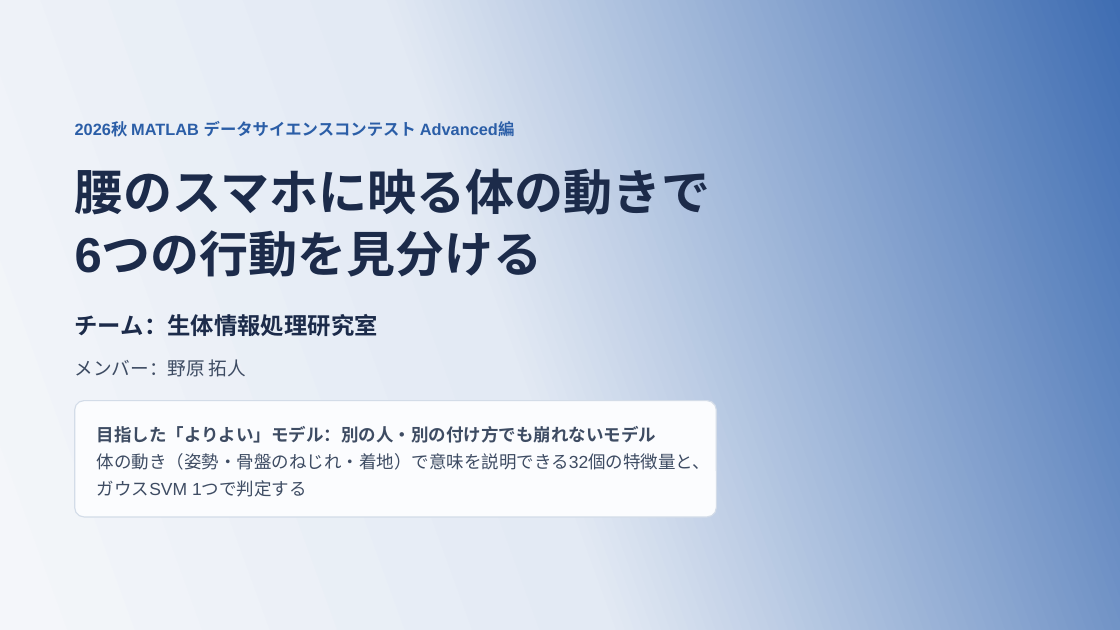
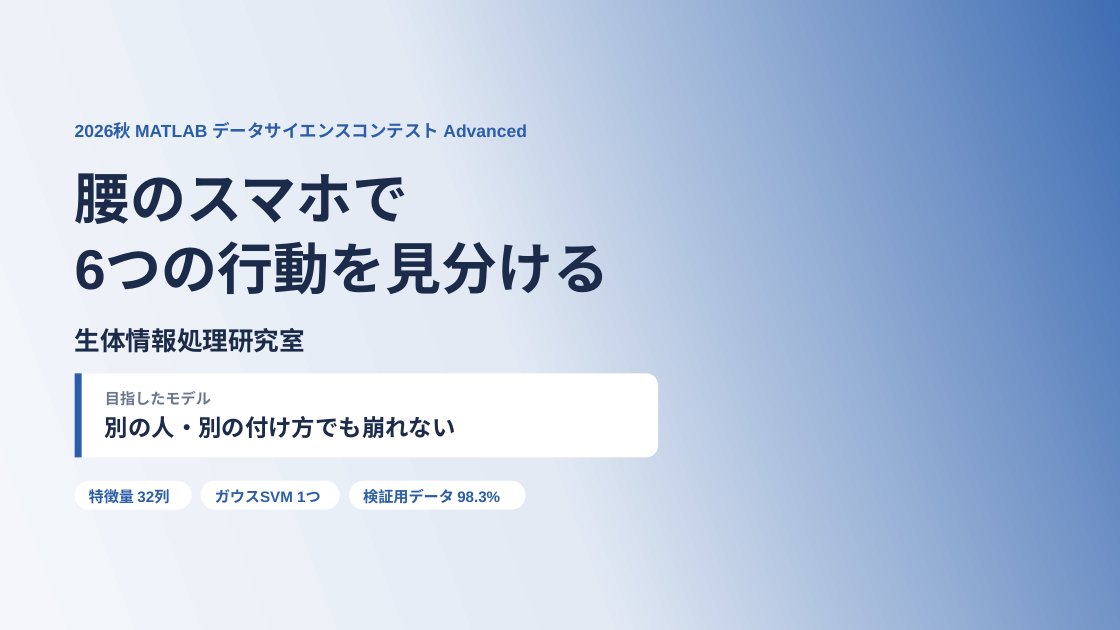
Before and after one commit to takuto-nohara/DataScienceContest, a slide deck: slide 1 of presentation/final_seitailab.pptx. Drawn at 1120x630 pixels with LibreOffice and Linux fonts; fonts in the diff are those of the drawing. Boxes give left, top, right and bottom in pixels: in the first picture for what was removed or moved away, otherwise in the second. Text is boxed around its words. In the diff, an @@ line names an element or a change of style, - is before the commit and + after.

```diff
--- a/presentation/final_seitailab.pptx
+++ b/presentation/final_seitailab.pptx
@@ text at (75,122,527,139): text changed; size 14 to 15 pt @@
-2026秋 MATLAB データサイエンスコンテスト Advanced編
+2026秋 MATLAB データサイエンスコンテスト Advanced
@@ text at (75,173,409,224): text changed; size 42 to 48 pt @@
-腰のスマホに映る体の動きで
+腰のスマホで
@@ text at (75,245,610,294): size 42 to 48 pt in "6つの行動を見分ける"; line spacing 52.5pt to 60pt @@
@@ text at (75,328,306,353): text changed; size 20 to 22 pt @@
-チーム：生体情報処理研究室
+生体情報処理研究室
@@ text removed at (75,359,246,377) @@
-メンバー：野原 拓人
@@ rounded rectangle: place and size @@
-rounded rectangle at (75,401,717,518)
+rounded rectangle at (75,374,658,458)
@@ rounded rectangle at (75,374,658,458): fill #FBFCFE to #FFFFFF; outline #D3DCE8 1 pt to none; proportions changed @@
@@ rectangle added at (75,374,82,458), fill #2B5EA7 @@
@@ text at (105,391,211,406): text changed; size 15 to 13 pt; text colour #3E4C63 to #6A7890 @@
-目指した「よりよい」モデル：別の人・別の付け方でも崩れないモデル
+目指したモデル
@@ text at (105,416,456,438): text changed; size 15 to 20 pt; text colour #3E4C63 to #1C2B4A; bold on @@
-体の動き（姿勢・骨盤のねじれ・着地）で意味を説明できる32個の特徴量と、ガウスSVM 1つで判定する
+別の人・別の付け方でも崩れない
@@ rounded rectangle added at (75,481,192,510), fill #FFFFFF @@
@@ text added at (89,486,169,506), 13 pt, text #2B5EA7, bold @@
+特徴量 32列
@@ rounded rectangle added at (201,481,340,510), fill #FFFFFF @@
@@ text added at (215,489,321,503), 13 pt, text #2B5EA7, bold @@
+ガウスSVM 1つ
@@ rounded rectangle added at (350,481,526,510), fill #FFFFFF @@
@@ text added at (363,489,500,504), 13 pt, text #2B5EA7, bold @@
+検証用データ 98.3%
```
Also in this commit, not shown: 7 other slides changed, 16 other files.
